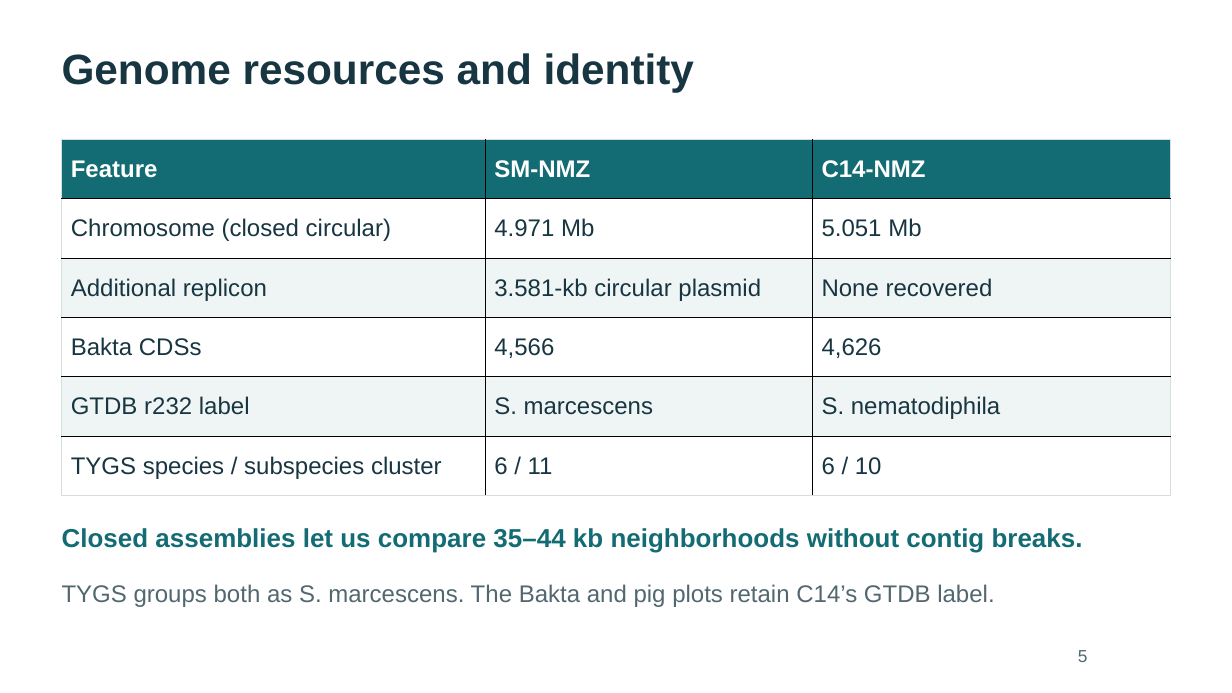
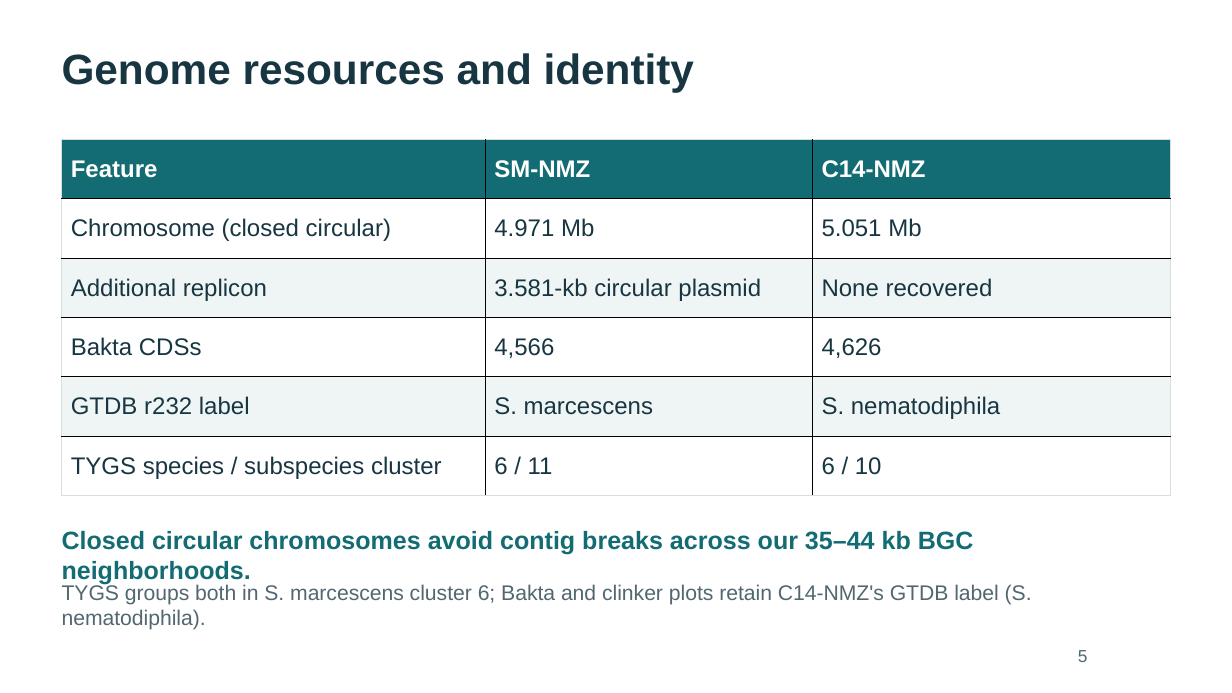
Before and after one commit to WhyAdr/sm-manu, a slide deck: slide 5 of explainer/NMZ-Serratia-genomics-explainer-2026-10-20.pptx. Drawn at 1232x693 pixels with LibreOffice and Linux fonts; fonts in the diff are those of the drawing. Boxes give left, top, right and bottom in pixels: in the first picture for what was removed or moved away, otherwise in the second. Text is boxed around its words. In the diff, an @@ line names an element or a change of style, - is before the commit and + after.

Commit message:
Expand antiSMASH walkthrough to 8 slides and apply review polish (40-slide deck)
- Expand antiSMASH BGC walkthrough from 2 to 8 slides (Slides 9–16) with 2x Retina captures
- Update deck to 31 main slides + 9 technical backups (40 slides total)
- Apply review polish items across Slides 5, 17, 30, 31, and 40 (Backup B9)
- Update finalize_explainer.mjs for 40 slides and 17 native table owners (0 layout findings)
- Rebuild validated PPTX, 40-page slide preview PDF, and 5-page glossary PDF
- Update glossary.md, outline-and-glossary.md, and README.md

```diff
--- a/explainer/NMZ-Serratia-genomics-explainer-2026-10-20.pptx
+++ b/explainer/NMZ-Serratia-genomics-explainer-2026-10-20.pptx
@@ text at [62, 531, 974, 555]: text changed; size 20.2 to 19.5 pt @@
-Closed assemblies let us compare 35–44 kb neighborhoods without contig breaks.
+Closed circular chromosomes avoid contig breaks across our 35–44 kb BGC neighborhoods.
@@ text at [62, 583, 1032, 630]: text changed; size 18.8 to 16.5 pt @@
-TYGS groups both as S. marcescens. The Bakta and pig plots retain C14’s GTDB label.
+TYGS groups both in S. marcescens cluster 6; Bakta and clinker plots retain C14-NMZ's GTDB label (S. nematodiphila).
```
Also in this commit, not shown: 15 other slides changed, 9 slides added, 3 slides removed, 9 other files.
